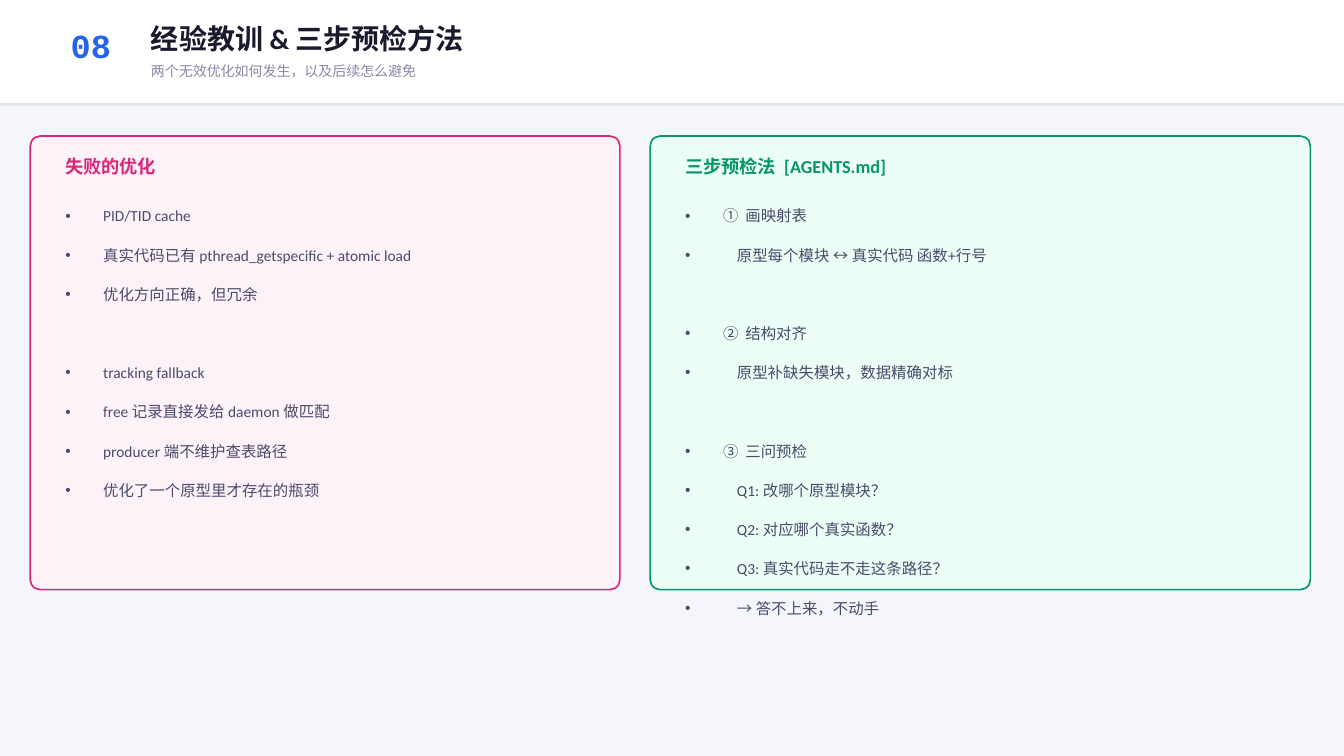
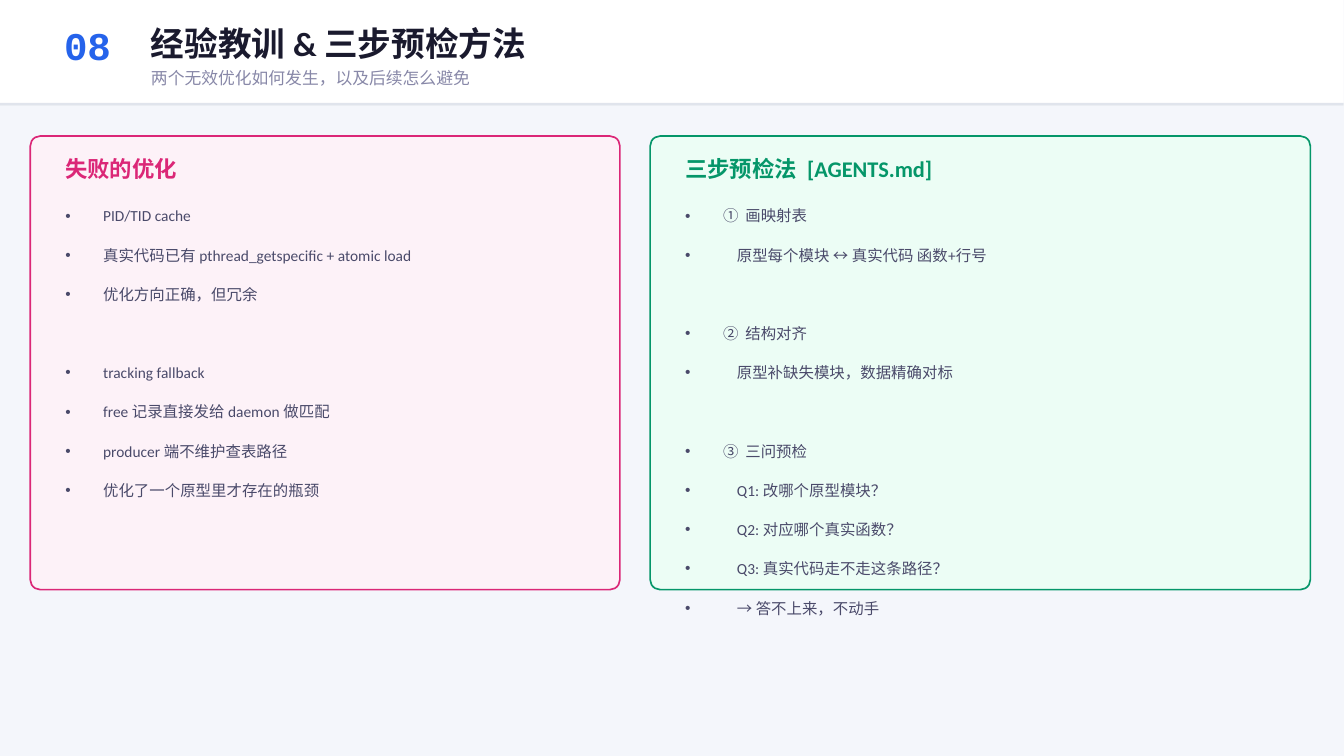
Before and after one commit to YiChiChen1106/Nativehook_linux_planb, a slide deck: slide 9 of presentation/native_hook_progress_2026-06-05.pptx. Drawn at 1344x756 pixels with LibreOffice and Linux fonts; fonts in the diff are those of the drawing. Boxes give left, top, right and bottom in pixels: in the first picture for what was removed or moved away, otherwise in the second. Text is boxed around its words. In the diff, an @@ line names an element or a change of style, - is before the commit and + after.

```diff
--- a/presentation/native_hook_progress_2026-06-05.pptx
+++ b/presentation/native_hook_progress_2026-06-05.pptx
@@ text "08" at (64,33,111,61): size 24 to 28 pt @@
@@ text "经验教训 & 三步预检方法" at (151,27,526,59): size 20 to 24 pt @@
@@ text "两个无效优化如何发生，以及后续怎么避免" at (151,70,470,86): size 10 to 12 pt @@
@@ text "失败的优化" at (65,158,177,179): size 13 to 16 pt @@
@@ text "三步预检法 [AGENTS.md]" at (685,158,932,181): size 13 to 16 pt @@
```
Also in this commit, not shown: 9 other slides changed, 1 other file.
